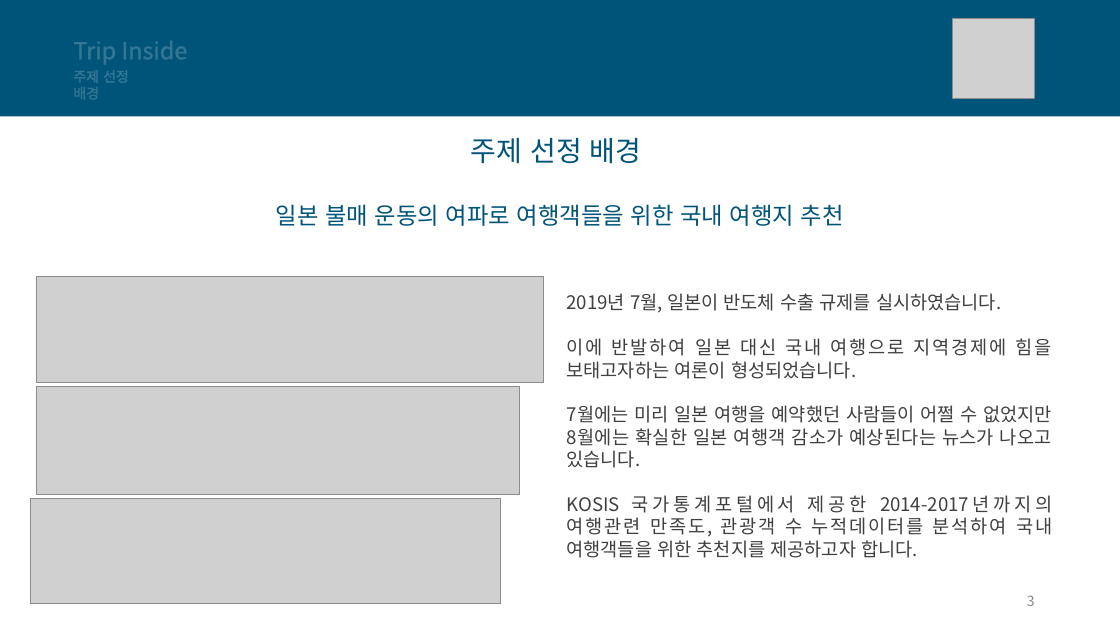
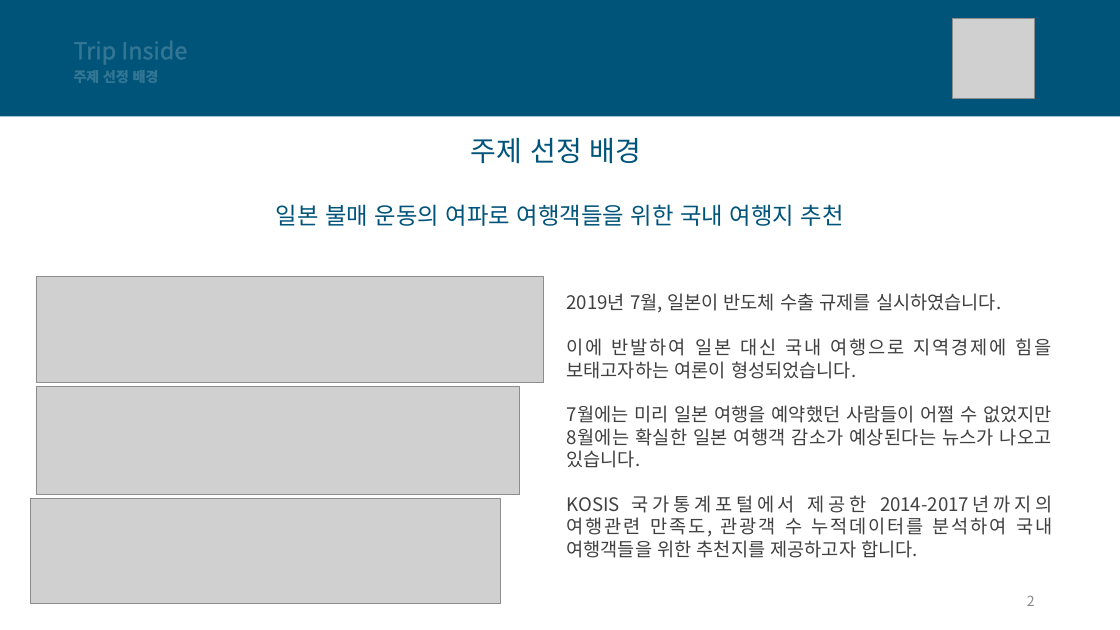
Before and after one commit to psw7205/inside-trip, a slide deck: slide 2 of 발표 최종.pptx (slide 3 before the commit). Drawn at 1120x630 pixels with LibreOffice and Linux fonts; fonts in the diff are those of the drawing; grey boxes stand for pictures. Boxes give left, top, right and bottom in pixels: in the first picture for what was removed or moved away, otherwise in the second. Text is boxed around its words. In the diff, an @@ line names an element or a change of style, - is before the commit and + after.

```diff
--- a/발표 최종.pptx
+++ b/발표 최종.pptx
@@ text "주제 선정 배경" at (x1=73, y1=66, x2=159, y2=86): bold on @@
@@ page number at (x1=1027, y1=595, x2=1035, y2=606): text changed @@
-3
+2
```
Also in this commit, not shown: 10 other slides changed, 7 other files.
